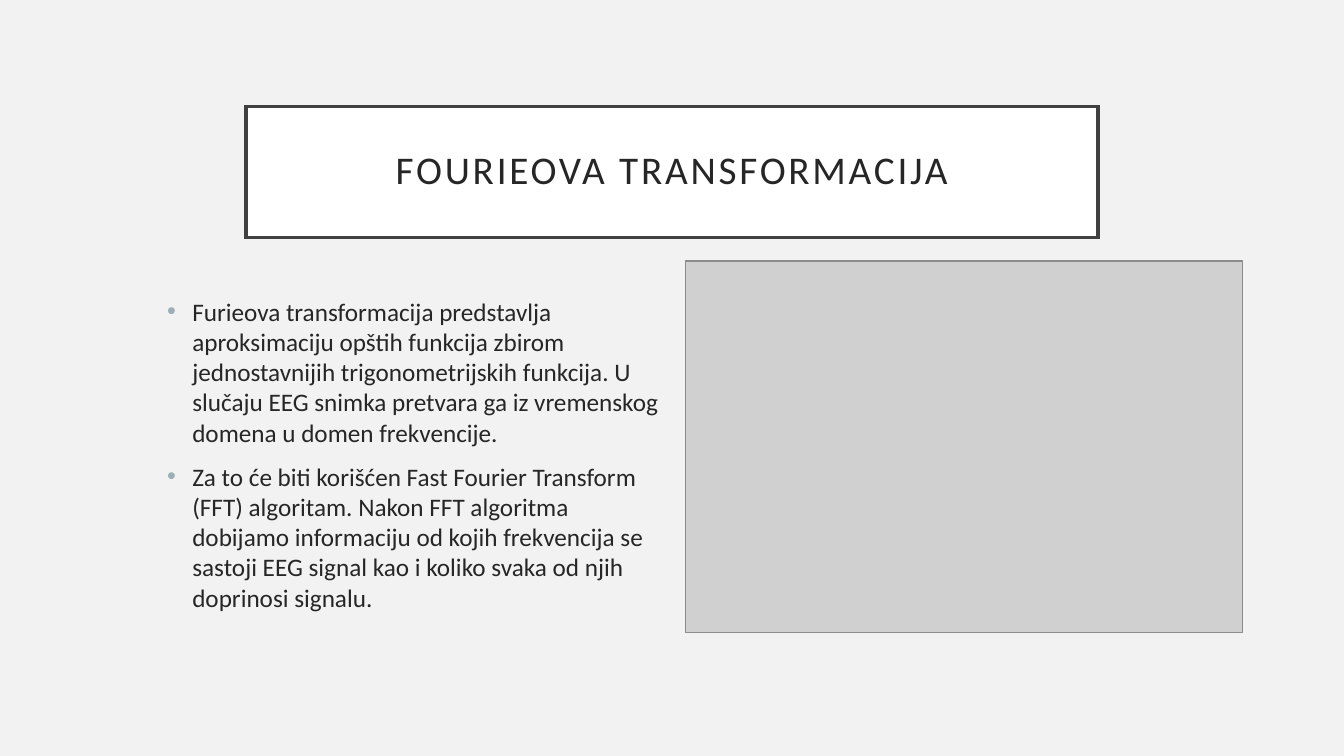
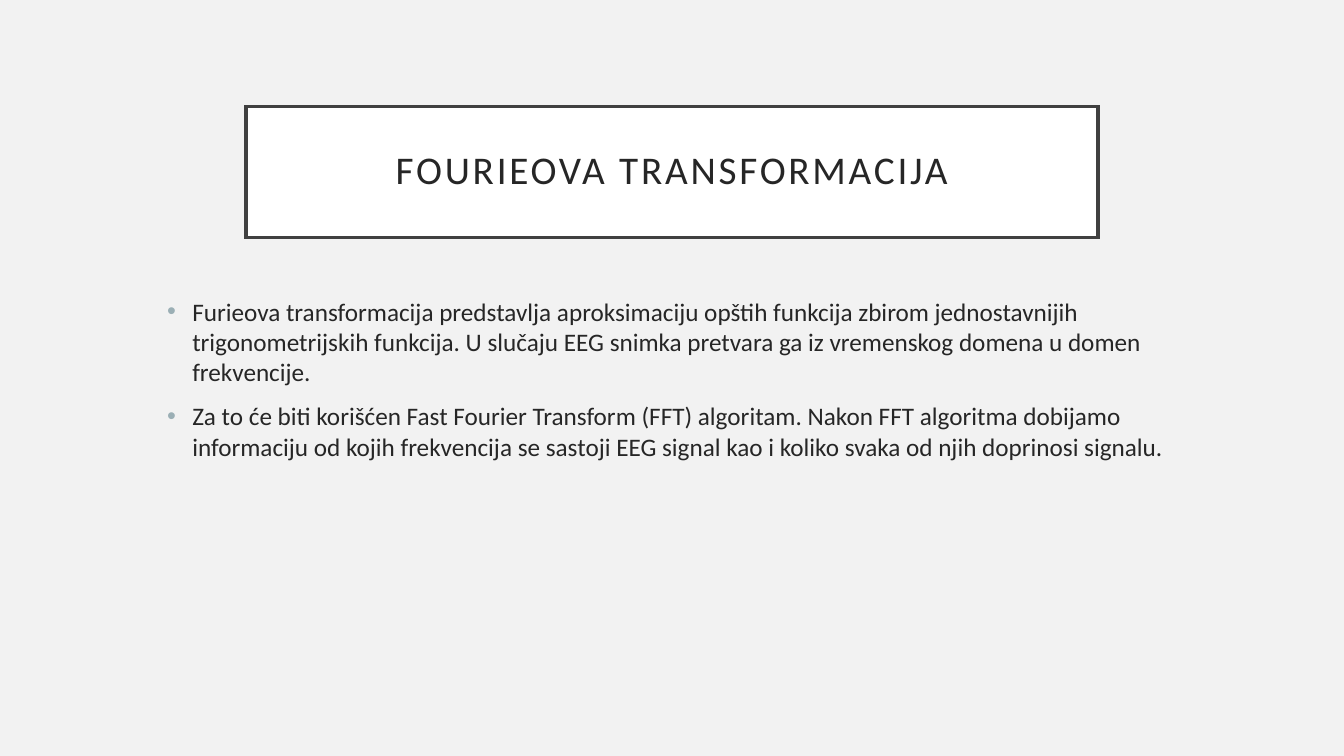
Before and after one commit to mijatkrivokapic/Epileptic-Seizure-Recognition, a slide deck: slide 18 of Detekcija epileptičnih napada pomoću EEG vremenske serije.pptx (slide 19 before the commit). Drawn at 1344x756 pixels with LibreOffice and Linux fonts; fonts in the diff are those of the drawing; grey boxes stand for pictures. Boxes give left, top, right and bottom in pixels: in the first picture for what was removed or moved away, otherwise in the second. Text is boxed around its words. In the diff, an @@ line names an element or a change of style, - is before the commit and + after.

```diff
--- a/Detekcija epileptičnih napada pomoću EEG vremenske serije.pptx
+++ b/Detekcija epileptičnih napada pomoću EEG vremenske serije.pptx
@@ picture removed at [686,261,1243,633] @@
@@ text "Furieova transformacija predstavlja aproksimaciju opštih ..." rewrapped from [192,303,658,612] to [192,303,1162,461] @@
```
Also in this commit, not shown: 6 other slides changed, 8 slides added, 4 slides removed, 1 other file.
